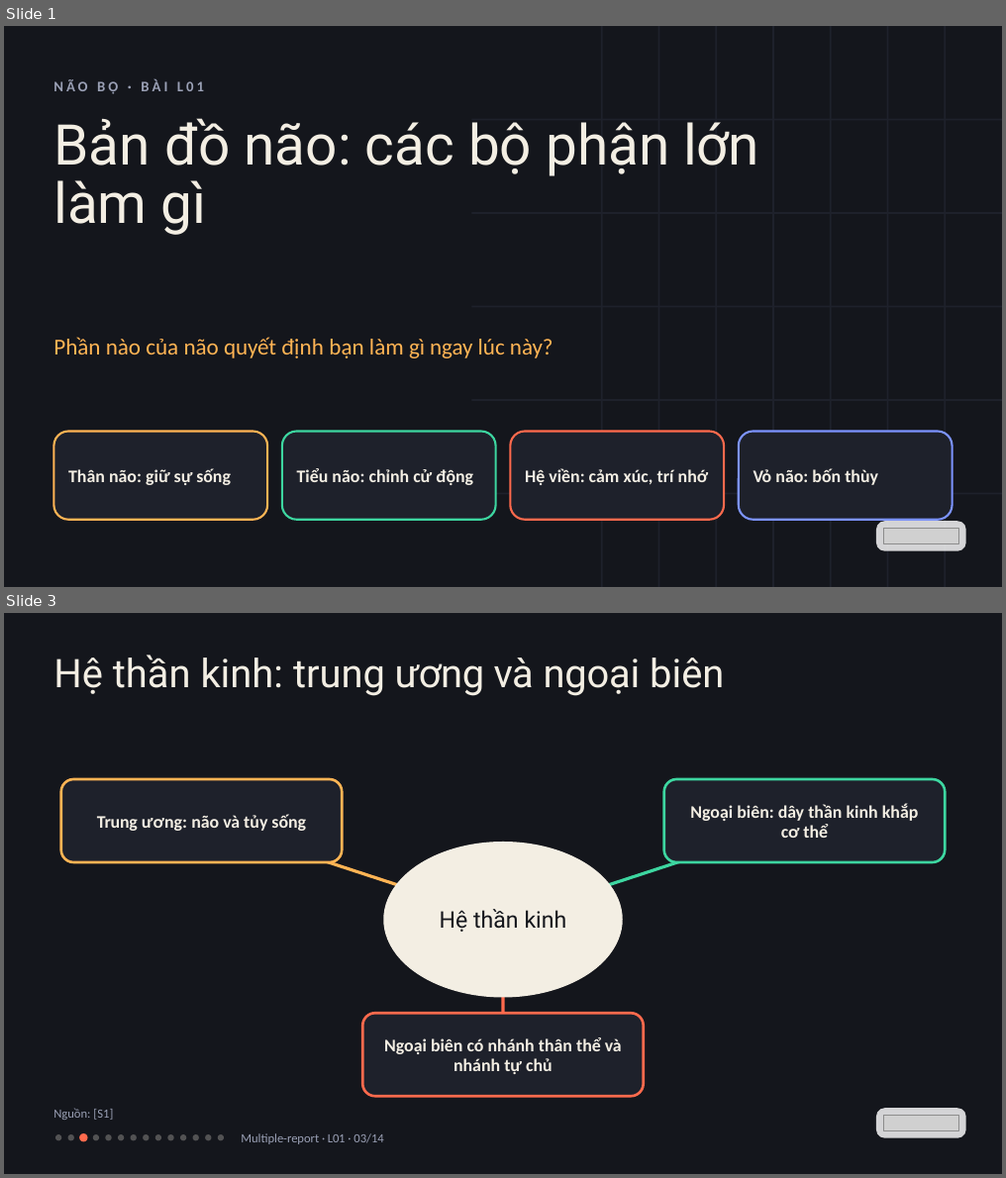
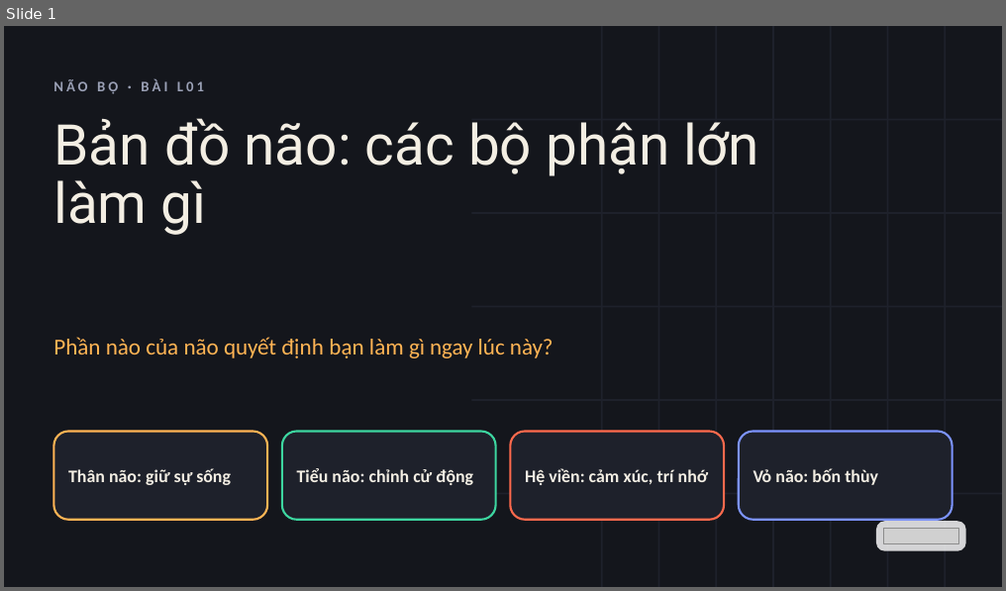
Before and after one commit to vohoailinh90/Multiple-report, a slide deck: lessons/L01/L01.pptx. Shown one above the other, each under a label of ours: slides 1 and 3 before the commit, slide 1 after it; the slides between them are not shown. The pictures are 1006x1178 and 1006x591 pixels, drawn with LibreOffice and Linux fonts; fonts in the diff are those of the drawing; grey boxes stand for pictures. Boxes give left, top, right and bottom in pixels: in the first picture for what was removed or moved away, otherwise in the second. Text is boxed around its words. In the diff, an @@ line names an element or a change of style, - is before the commit and + after.

```diff
--- a/lessons/L01/L01.pptx
+++ b/lessons/L01/L01.pptx
@@ slide 3 removed at [4,613,1002,1174], background #14161C @@
@@ text removed at [54,655,724,696] @@
-Hệ thần kinh: trung ương và ngoại biên
@@ rounded rectangle removed at [61,779,342,862] @@
@@ rounded rectangle removed at [664,779,944,862] @@
@@ text removed at [97,814,306,831] @@
-Trung ương: não và tủy sống
@@ text removed at [690,803,919,838] @@
-Ngoại biên: dây thần kinh khắp cơ thể
@@ line removed from (503, 920) to (202, 821) @@
@@ ellipse removed at [383,842,622,997] @@
@@ line removed from (503, 920) to (804, 821) @@
@@ text removed at [440,909,567,932] @@
-Hệ thần kinh
@@ line removed from (503, 920) to (503, 1055) @@
@@ rounded rectangle removed at [362,1013,644,1096] @@
@@ text removed at [384,1038,622,1074] @@
-Ngoại biên có nhánh thân thể và nhánh tự chủ
@@ text removed at [54,1108,113,1120] @@
-Nguồn: [S1]
@@ rounded rectangle removed at [876,1108,966,1139] @@
@@ picture removed at [883,1115,959,1132] @@
@@ ellipse removed at [55,1135,61,1141] @@
@@ ellipse removed at [68,1135,74,1141] @@
@@ ellipse removed at [79,1134,88,1143] @@
@@ ellipse removed at [93,1135,99,1141] @@
@@ ellipse removed at [105,1135,111,1141] @@
@@ ellipse removed at [118,1135,124,1141] @@
@@ ellipse removed at [131,1135,137,1141] @@
@@ ellipse removed at [143,1135,149,1141] @@
@@ ellipse removed at [155,1135,161,1141] @@
@@ ellipse removed at [167,1135,173,1141] @@
@@ ellipse removed at [180,1135,186,1141] @@
@@ ellipse removed at [193,1135,199,1141] @@
@@ ellipse removed at [205,1135,211,1141] @@
@@ ellipse removed at [218,1135,224,1141] @@
@@ text removed at [241,1134,383,1145] @@
-Multiple-report · L01 · 03/14
```
Also in this commit, not shown: 3 slides changed, 41 slides added, 9 other slides removed, 3 other files.
